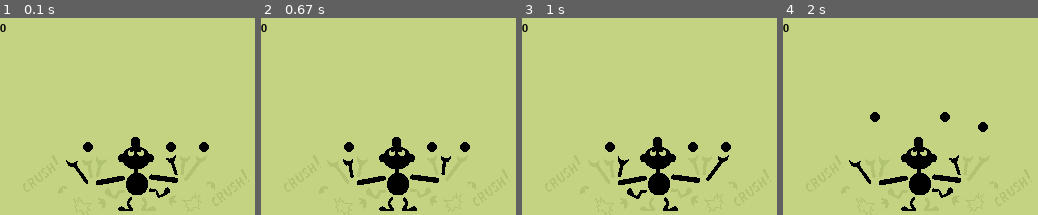
Above: before the commit, frames 1-4 (left to right).
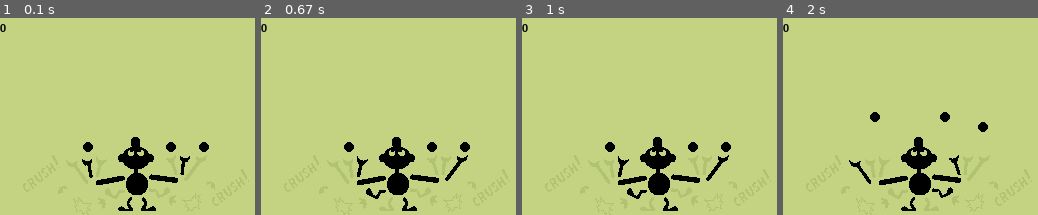
Above: after the commit, the same moments.

Repository: b0ggyb33/mrgameandwatch
Game: pygame game, started from MrGameAndWatch.py
Same seed, same stepped clock (60 frames per second), same inputs: the game is played once before the commit and once after it.
Inputs:
- Up to frame 1 (0.1 s): no input
- Up to frame 2 (0.67 s): hold Right from 0.33 s (still down)
- Up to frame 3 (1 s): release Right at 0.8 s; hold Right from 0.83 s (still down)
- Up to frame 4 (2 s): release Right at 1.3 s; hold Left 1.33-1.87 s; hold Left from 1.9 s (still down)

The runs differ from the first frame. In frame 1, 1.1% of the frame differs, in the area x 25-75%, y 69-98%; in frame 2, 1.1%, in the area x 32-82%, y 69-98%; in frame 3, nothing differs; in frame 4, nothing differs.

Commit message:
removed references to positions

Diff:
--- a/Actors.py
+++ b/Actors.py
@@ -1,5 +1,5 @@
 __author__ = 'b0ggyb33'
-from World import positions,directions
+from World import directions
 
 class Actor(object):
     def __init__(self,limits,initialPosition=None):
--- a/World.py
+++ b/World.py
@@ -1,6 +1,5 @@
 __author__ = 'b0ggyb33'
 
-positions={'LEFT':0,'MIDDLE':4,'RIGHT':7}
 directions={'LEFT':-1, 'RIGHT':1}
 
 import Actors
@@ -8,11 +7,11 @@
 class World(object):
     def __init__(self):
         self.time = 0
-        track0Ball = Actors.Ball((positions['LEFT'],positions['RIGHT']),directions['RIGHT'],0)
-        track1Ball = Actors.Ball((positions['LEFT'],9),directions['LEFT'],1)
-        track2Ball = Actors.Ball((positions['LEFT'],11),directions['RIGHT'],2)
+        track0Ball = Actors.Ball((0,7),directions['RIGHT'],0)
+        track1Ball = Actors.Ball((0,9),directions['LEFT'],1)
+        track2Ball = Actors.Ball((0,11),directions['RIGHT'],2)
         self.balls=[track0Ball,track1Ball,track2Ball]
-        self.mgw = Actors.MrGameAndWatch((0,2),directions['LEFT'])
+        self.mgw = Actors.MrGameAndWatch((0,2))
         self.score=0
         self.speed=30
         self.crash=0
--- a/test_actor.py
+++ b/test_actor.py
@@ -1,6 +1,7 @@
 import unittest
-from World import positions,directions
+from World import directions
 import Actors
+positions={'LEFT':0,'RIGHT':7}
 
 class testActor(unittest.TestCase):
 
--- a/test_gamestate.py
+++ b/test_gamestate.py
@@ -4,7 +4,7 @@
 import mock
 from Actors import Ball,MrGameAndWatch
 import World
-
+positions={'LEFT':0,'RIGHT':7}
 
 
 class testWorld(unittest.TestCase):
@@ -23,13 +23,13 @@
         self.assertEqual(self.world.time,1)
 
     def test_BallUpdatesToRightInitially(self):
-        self.assertEqual(self.world.balls[0].position,World.positions['RIGHT'])
+        self.assertEqual(self.world.balls[0].position,positions['RIGHT'])
         self.updateWorld()
-        self.assertEqual(self.world.balls[0].position,World.positions['RIGHT']-1)
+        self.assertEqual(self.world.balls[0].position,positions['RIGHT']-1)
 
     def test_whenABallDiesGameEnds(self):
         self.world.triggerEndGame = mock.MagicMock(return_value=True)
-        self.setMGWposition(World.positions['RIGHT'])
+        self.setMGWposition(positions['RIGHT'])
         for i in xrange(8):
             self.assertFalse(self.world.triggerEndGame.called)
             self.updateWorld()
